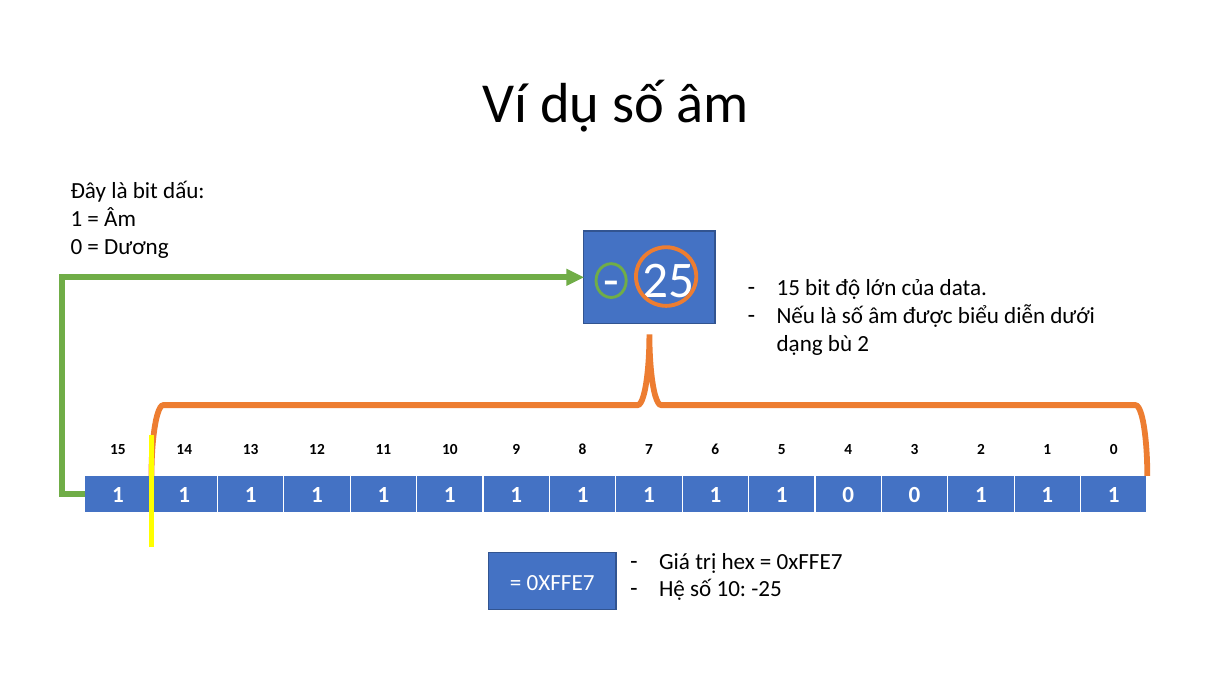
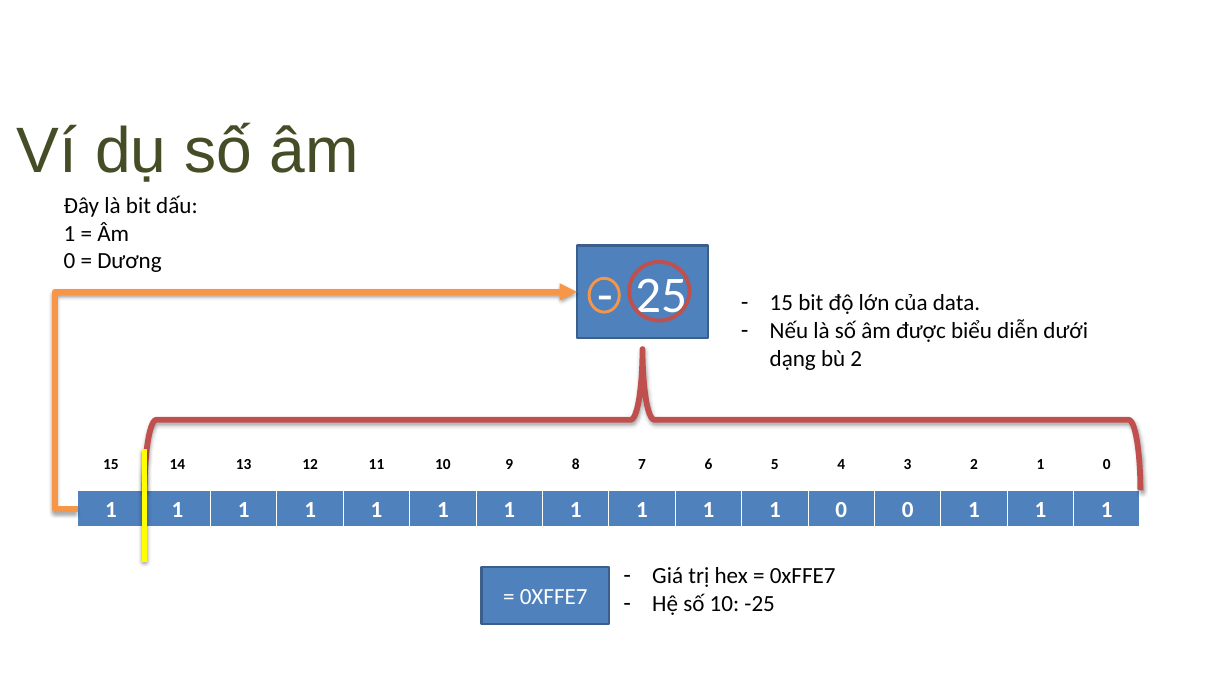
Before and after one commit to daydien12/Trainning_C, a slide deck: slide 3 of Day_2/Buổi 2.pptx. Drawn at 1232x693 pixels with LibreOffice and Linux fonts; fonts in the diff are those of the drawing; background and template pictures are left out. Boxes give left, top, right and bottom in pixels: in the first picture for what was removed or moved away, otherwise in the second. Text is boxed around its words. In the diff, an @@ line names an element or a change of style, - is before the commit and + after.

```diff
--- a/Day_2/Buổi 2.pptx
+++ b/Day_2/Buổi 2.pptx
@@ title "Ví dụ số âm": place and size @@
-title "Ví dụ số âm" at [483,79,749,132]
+title "Ví dụ số âm" at [17,122,359,182]
@@ title "Ví dụ số âm" at [17,122,359,182]: size 44 to 50 pt, font Calibri to Arial, text colour #000000 to #444D25; alignment centre to left; indent changed; line spacing 0.9 to 1; more space between paragraphs; vertical alignment middle to top @@
@@ rectangle "- 25" at [577,246,708,338]: fill #4472C4 to #4F81BD; outline #325491 1 pt to #3A5F8C 2 pt @@
@@ ellipse at [629,262,689,320]: outline #ED7D31 3 pt to #C0504D 3 pt @@
@@ 3 texts, 2 tables, 2 rectangles, 2 ellipses, 1 left brace, 1 elbow arrow: place and size @@
-3 texts, 2 tables, 2 rectangles, 2 ellipses, 1 left brace, 1 elbow arrow at [62,180,1150,610]
+3 texts, 2 tables, 2 rectangles, 2 ellipses, 1 left brace, 1 elbow arrow at [55,195,1142,625]
@@ elbow arrow (78, 509) - (577, 292): stroke #70AD47 4.5 pt to #F79646 4.5 pt @@
@@ ellipse at [590,278,620,312]: outline #70AD47 2.25 pt to #F79646 2.25 pt @@
@@ left brace at [145,349,1141,490]: outline #ED7D31 4.5 pt to #C0504D 4.5 pt; shadow on @@
@@ line moved from (152, 547) - (152, 435) to (144, 562) - (144, 449) @@
@@ table at [78,491,1142,528] @@
@@ fill #4472C4 to #4F81BD in row 1 @@
@@ rectangle "= 0XFFE7" at [482,567,609,625]: fill #4472C4 to #4F81BD; outline #325491 1 pt to #3A5F8C 2 pt @@
```
Also in this commit, not shown: 16 other slides changed, 12 slides added, 19 other files.
